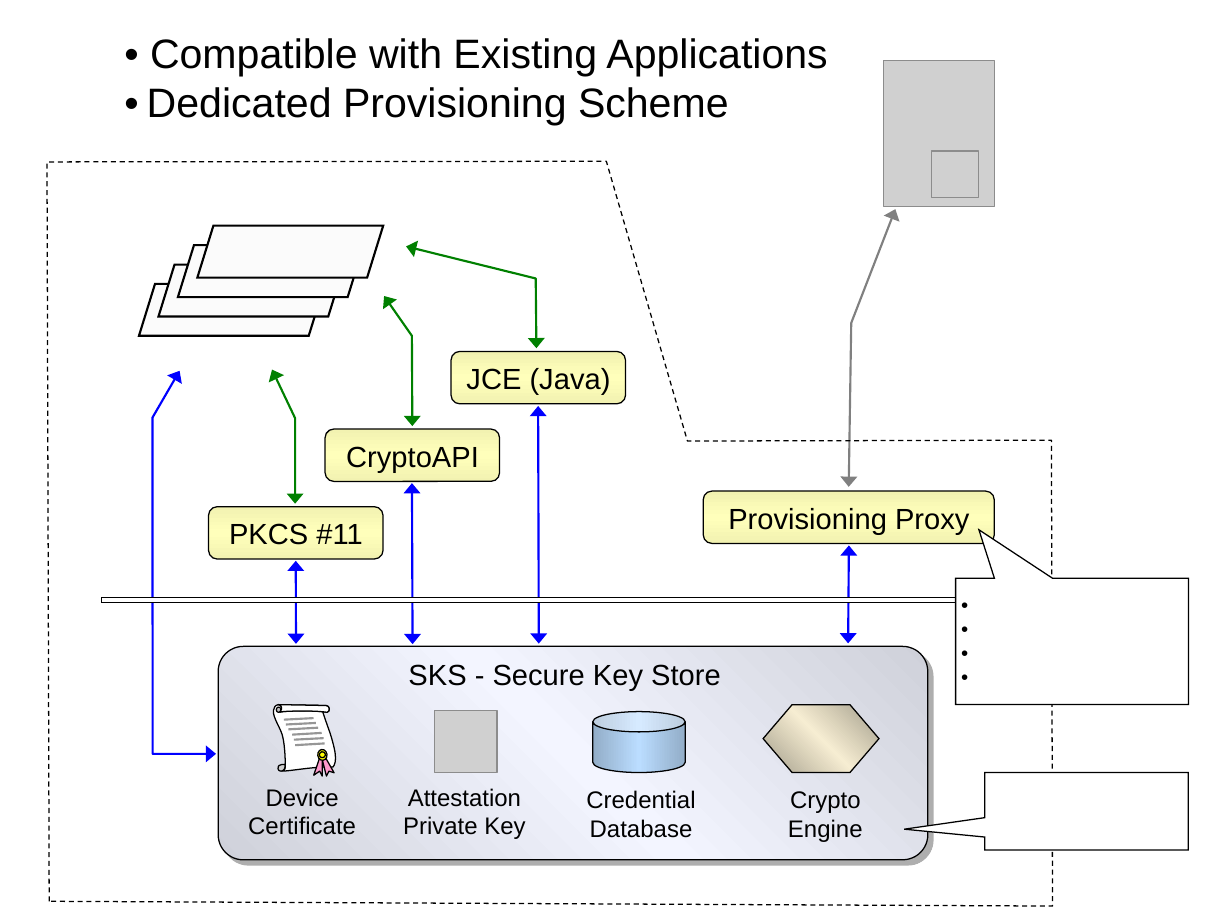
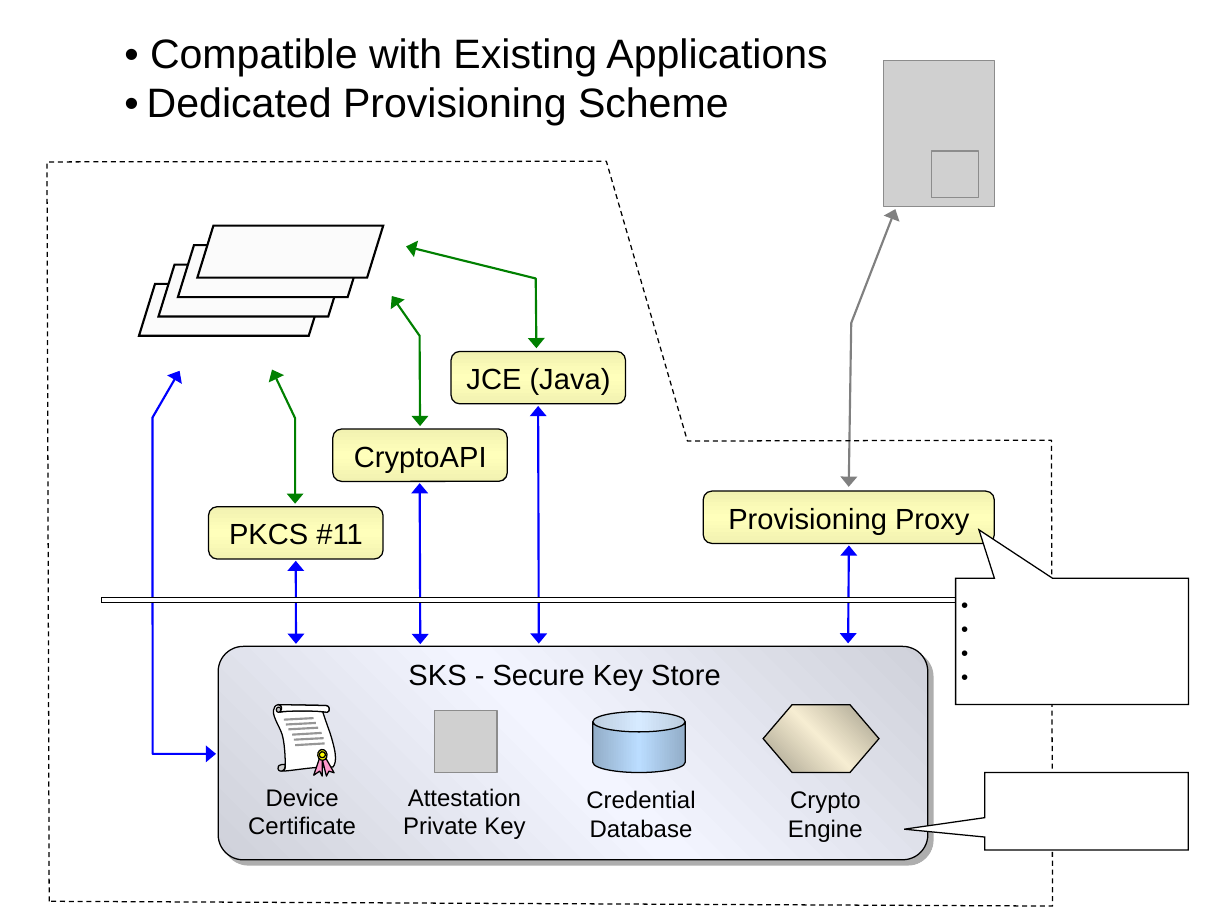
Before and after one commit to cyberphone/openkeystore.old, a slide deck: slide 5 of trunk/resources/docs/sks-keygen2-exec-level-presentation.ppt. Drawn at 1232x924 pixels with LibreOffice and Linux fonts; fonts in the diff are those of the drawing; grey boxes stand for pictures. Boxes give left, top, right and bottom in pixels: in the first picture for what was removed or moved away, otherwise in the second. Text is boxed around its words. In the diff, an @@ line names an element or a change of style, - is before the commit and + after.

```diff
--- a/trunk/resources/docs/sks-keygen2-exec-level-presentation.ppt
+++ b/trunk/resources/docs/sks-keygen2-exec-level-presentation.ppt
@@ 2 freeform shapes, 1 rounded rectangle moved together from (x1=325, y1=296, x2=500, y2=644) to (x1=333, y1=296, x2=508, y2=644) @@
```
Also in this commit, not shown: 2 other slides changed, 1 other file.
